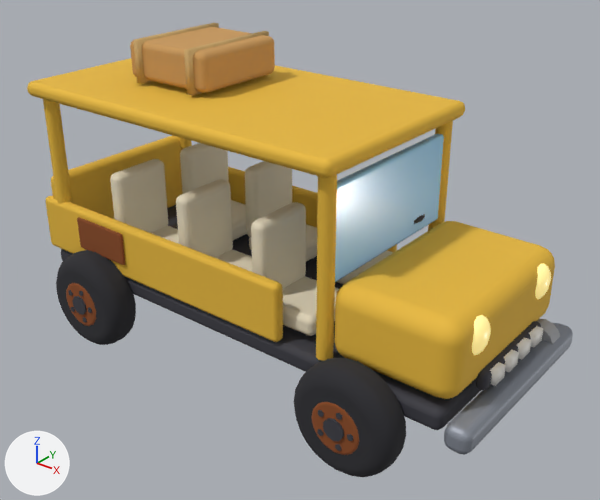
One commit to the Blender file assets/models/blend/vehicle_travel_vehicle_t1.blend: the scene before it, then after it.
Both versions are drawn from a 50 mm lens placed at (2.81, -3.33, 2.78), pointed at (0.17, -0.02, 0.73). The lights are fixed; the arrows at lower left show +X, +Y and +Z. The picture after the commit comes second.

The older version as bpy lines, for what is in view:
```python
ob_luggage = bpy.data.objects.new('Luggage', me_luggage)
ob_luggage.parent = ob_body
ob_luggage.location = (-0.6, 0.05, 1.7)
ob_luggage.rotation_euler = (0.0, 0.0, 0.00244)  # degrees (0, 0, 0.1)
ob_luggage_rope = bpy.data.objects.new('Luggage.Rope', me_luggage_rope)
ob_luggage_rope.parent = ob_body
ob_luggage_rope.location = (-0.8, 0.05, 1.7)
ob_luggage_rope.rotation_euler = (0.0, 0.0, 0.00244)  # degrees (0, 0, 0.1)
ob_luggage_rope_001 = bpy.data.objects.new('Luggage.Rope.001', me_luggage_rope_001)
ob_luggage_rope_001.parent = ob_body
ob_luggage_rope_001.location = (-0.4, 0.05, 1.7)
ob_luggage_rope_001.rotation_euler = (0.0, 0.0, 0.00244)  # degrees (0, 0, 0.1)
ob_post_002 = bpy.data.objects.new('Post.002', me_post_002)
ob_post_002.parent = ob_body
ob_post_002.location = (-1.3, -0.52, 0.99)
ob_roof = bpy.data.objects.new('Roof', me_roof)
ob_roof.parent = ob_body
ob_roof.location = (-0.3, 0.0, 1.52)
ob_windscreen = bpy.data.objects.new('Windscreen', me_windscreen)
ob_windscreen.parent = ob_body
ob_windscreen.location = (0.72, 0.0, 1.15)
ob_windscreen.rotation_euler = (0.0, -0.00426, 0.0)  # degrees (0, -0.2, 0)
# also in view: 'WheelFR.Tyre' at (0.95, -0.63, 0.3); 'PassengerSeat3.Back' at (-0.32, -0.28, 0.84); 'Dent' at (-0.9, -0.58, 0.68); 'Belt.001' at (-0.5, 0.54, 0.65); 'Bumper' at (1.5, 0.0, 0.4)
```
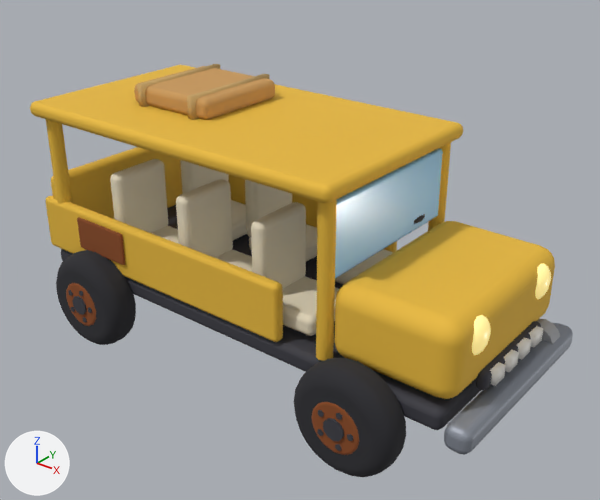
Where the newer file only moved an object's origin or applied its transform, the numbers keep the older frame.

What changed in the scene script:
```text
Change me_windscreen:
    used by ob_windscreen; parent = ob_body; location = (0.72, 0.0, 1.15); rotation_euler = (0.0, -0.00426, 0.0), in degrees (0, -0.2, 0)
    remove me_windscreen.from_pydata(...)  # 8 vertices, 6 faces; spans x -0.025..0.025, y -0.5..0.5, z -0.25..0.25
    add me_windscreen.from_pydata(...)  # 8 vertices, 6 faces; spans x -0.025..0.025, y -0.5..0.5, z -0.2..0.2
    me_windscreen part 1: the whole mesh is scaled about its middle by (1, 1, 0.8)
Change me_luggage:
    used by ob_luggage; parent = ob_body; location = (-0.6, 0.05, 1.7); rotation_euler = (0.0, 0.0, 0.00244), in degrees (0, 0, 0.1)
    remove me_luggage.from_pydata(...)  # 8 vertices, 6 faces; spans x -0.3..0.3, y -0.3..0.3, z -0.11..0.11
    add me_luggage.from_pydata(...)  # 8 vertices, 6 faces; spans x -0.3..0.3, y -0.3..0.3, z -0.06..0.06
    me_luggage part 2: the whole mesh is scaled about its middle by (1, 1, 0.545)
Change ob_windscreen:
    ob_windscreen.location: (0.72, 0.0, 1.15) -> (0.72, 0.0, 1.12)
Change ob_roof:
    ob_roof.location: (-0.3, 0.0, 1.52) -> (-0.3, 0.0, 1.4)
Change ob_luggage:
    ob_luggage.location: (-0.6, 0.05, 1.7) -> (-0.6, 0.05, 1.5)
Change ob_luggage_rope:
    ob_luggage_rope.location: (-0.8, 0.05, 1.7) -> (-0.8, 0.05, 1.5)
Change ob_luggage_rope_001:
    ob_luggage_rope_001.location: (-0.4, 0.05, 1.7) -> (-0.4, 0.05, 1.5)
```

Where the change shows, as pixel boxes [x1, y1, x2, y2] in the pictures (600 x 500 px):
'Roof', moved
    before: [27, 58, 465, 178]
    after: [30, 65, 463, 203]
'Windscreen', rescaled (13% shorter)
    before: [335, 133, 444, 282]
    after: [335, 148, 443, 278]
'Luggage', mesh rescaled, moved (18% shorter)
    before: [130, 27, 275, 93]
    after: [134, 66, 275, 120]
'Luggage.Rope.001', moved
    before: [184, 31, 269, 96]
    after: [187, 74, 270, 120]
'Luggage.Rope', moved
    before: [133, 23, 219, 84]
    after: [137, 64, 220, 107]
